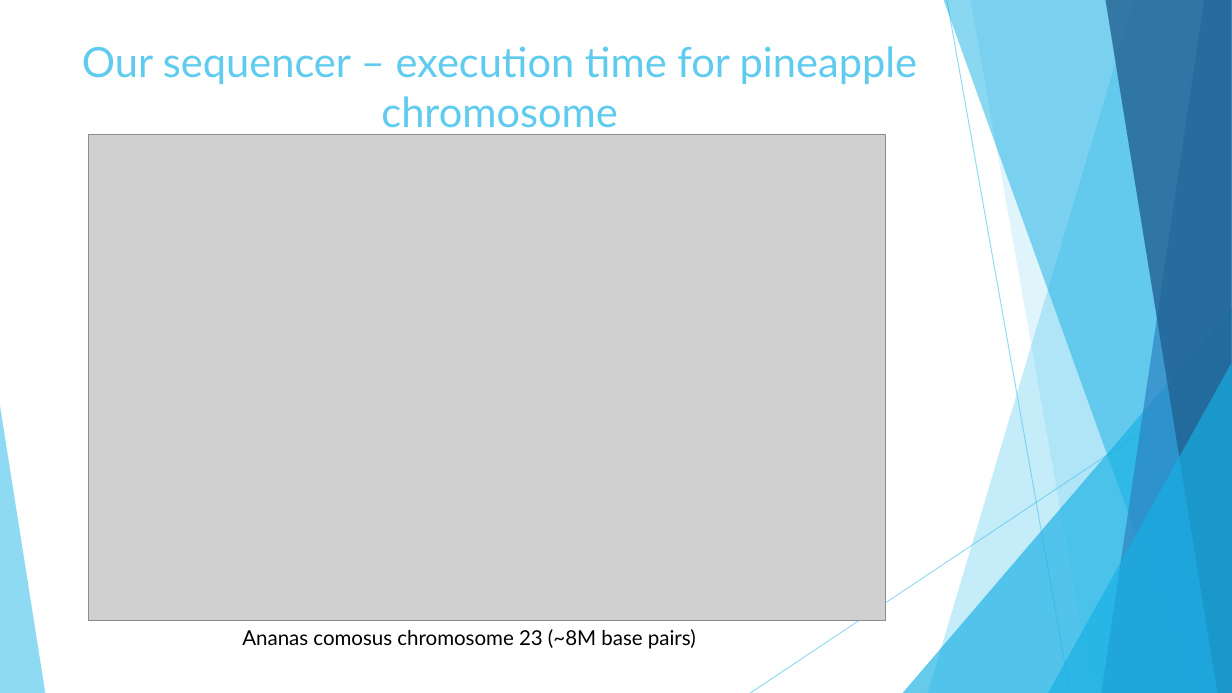
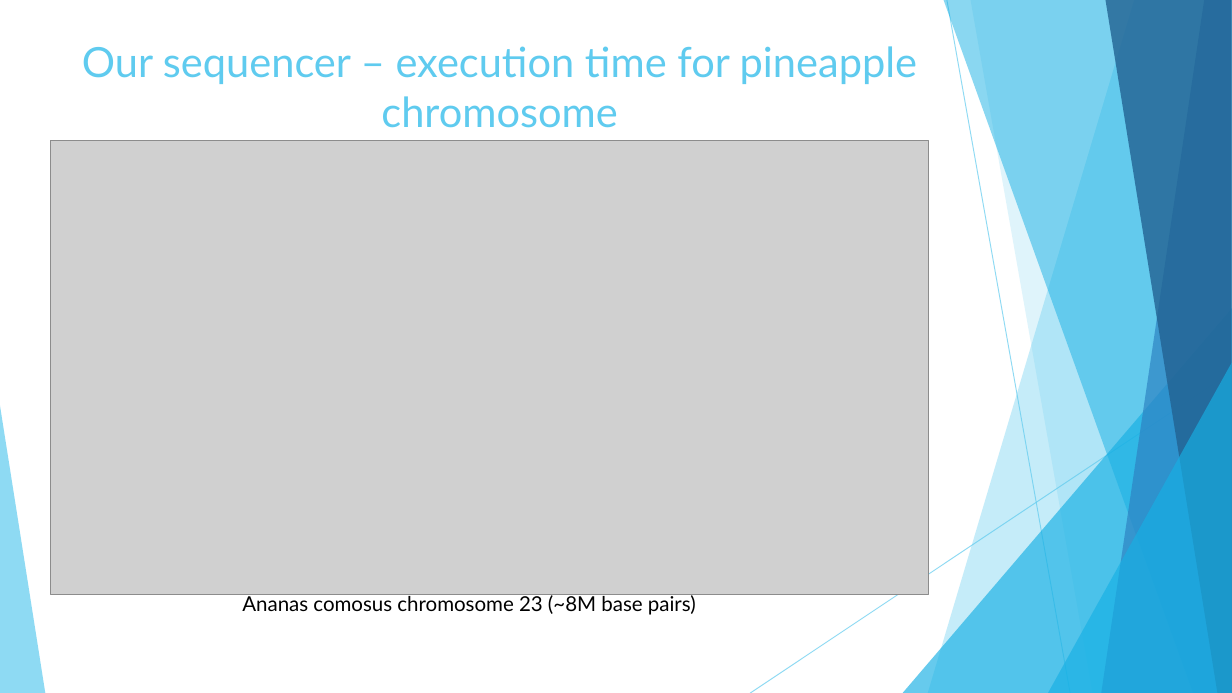
Before and after one commit to mmaricic/GI_Project, a slide deck: slide 10 of Illumina-paired-end-read-sequencing-simulator.pptx. Drawn at 1232x693 pixels with LibreOffice and Linux fonts; fonts in the diff are those of the drawing; grey boxes stand for pictures. Boxes give left, top, right and bottom in pixels: in the first picture for what was removed or moved away, otherwise in the second. Text is boxed around its words. In the diff, an @@ line names an element or a change of style, - is before the commit and + after.

```diff
--- a/Illumina-paired-end-read-sequencing-simulator.pptx
+++ b/Illumina-paired-end-read-sequencing-simulator.pptx
@@ picture: place and size @@
-picture at (89, 135, 885, 620)
+picture at (51, 140, 929, 594)
@@ text "Ananas comosus chromosome 23 (~8M ...": place and size @@
-text "Ananas comosus chromosome 23 (~8M ..." at (242, 629, 696, 649)
+text "Ananas comosus chromosome 23 (~8M ..." at (242, 593, 696, 615)
```
Also in this commit, not shown: 5 other slides changed, 4 other files.
